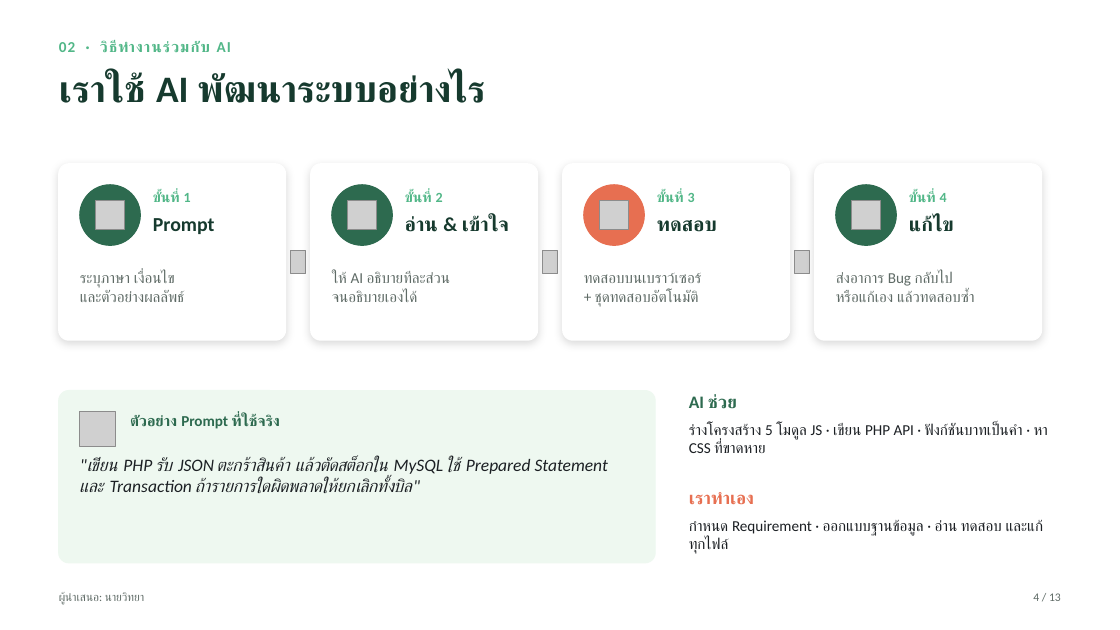
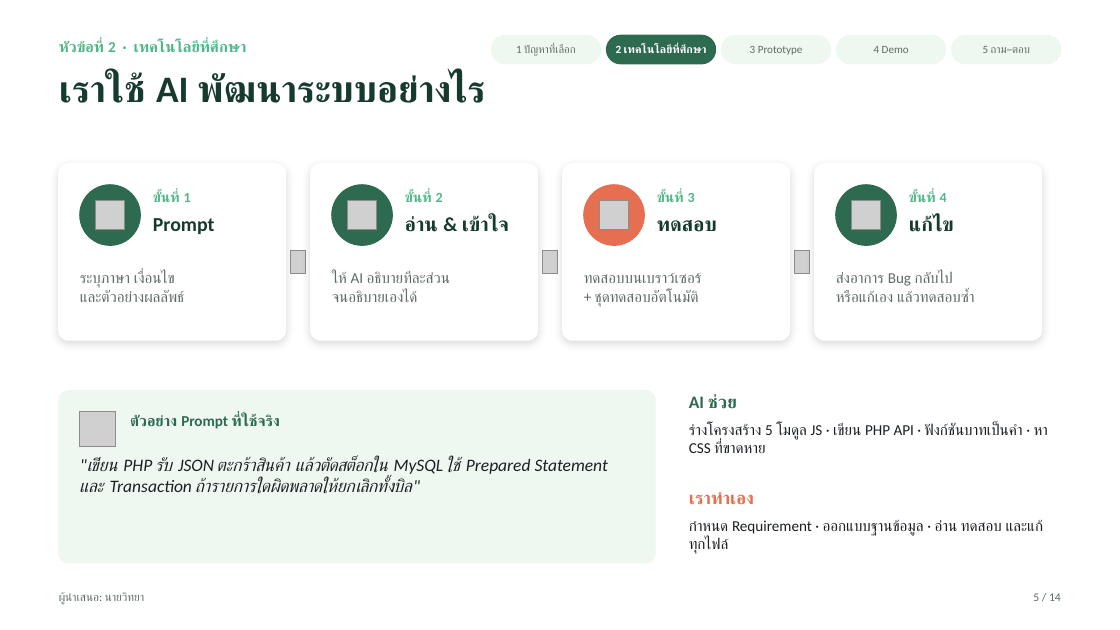
Before and after one commit to wittayaaasei-eng/thawirot-pos, a slide deck: slide 5 of ใบงานที่8_สไลด์นำเสนอ.pptx (slide 4 before the commit). Drawn at 1120x630 pixels with LibreOffice and Linux fonts; fonts in the diff are those of the drawing; grey boxes stand for pictures. Boxes give left, top, right and bottom in pixels: in the first picture for what was removed or moved away, otherwise in the second. Text is boxed around its words. In the diff, an @@ line names an element or a change of style, - is before the commit and + after.

```diff
--- a/ใบงานที่8_สไลด์นำเสนอ.pptx
+++ b/ใบงานที่8_สไลด์นำเสนอ.pptx
@@ text removed at (x1=59, y1=40, x2=231, y2=52) @@
-02 · วิธีทำงานร่วมกับ AI
@@ text added at (x1=59, y1=40, x2=247, y2=52), 13 pt, text #52B788, bold @@
+หัวข้อที่ 2 · เทคโนโลยีที่ศึกษา
@@ rounded rectangle added at (x1=492, y1=35, x2=601, y2=64), fill #EEF8F0, outline #EEF8F0 1 pt @@
@@ text added at (x1=516, y1=45, x2=575, y2=56), 9.5 pt, text #5F6B66 @@
+1 ปัญหาที่เลือก
@@ rounded rectangle added at (x1=607, y1=35, x2=716, y2=64), fill #2D6A4F, outline #2D6A4F 1 pt @@
@@ text added at (x1=616, y1=45, x2=707, y2=53), 9.5 pt, text #FFFFFF, bold @@
+2 เทคโนโลยีที่ศึกษา
@@ rounded rectangle added at (x1=722, y1=35, x2=831, y2=64), fill #EEF8F0, outline #EEF8F0 1 pt @@
@@ text added at (x1=750, y1=46, x2=803, y2=55), 9.5 pt, text #5F6B66 @@
+3 Prototype
@@ rounded rectangle added at (x1=837, y1=35, x2=946, y2=64), fill #EEF8F0, outline #EEF8F0 1 pt @@
@@ text added at (x1=874, y1=46, x2=909, y2=53), 9.5 pt, text #5F6B66 @@
+4 Demo
@@ rounded rectangle added at (x1=952, y1=35, x2=1061, y2=64), fill #EEF8F0, outline #EEF8F0 1 pt @@
@@ text added at (x1=983, y1=46, x2=1030, y2=53), 9.5 pt, text #5F6B66 @@
+5 ถาม–ตอบ
@@ text at (x1=1033, y1=593, x2=1061, y2=601): text changed @@
-4 / 13
+5 / 14
```
Also in this commit, not shown: 12 other slides changed, 1 slide added.
